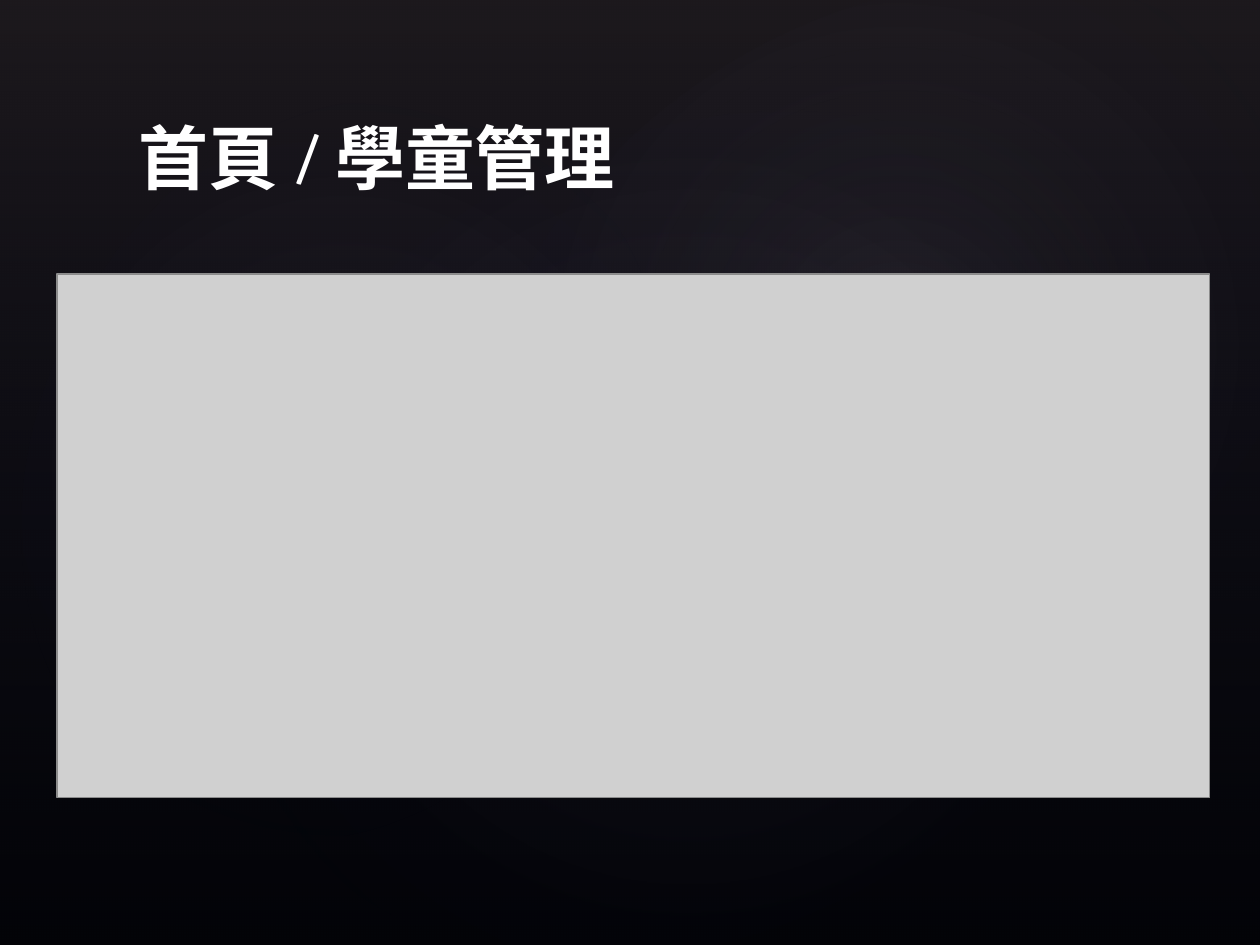
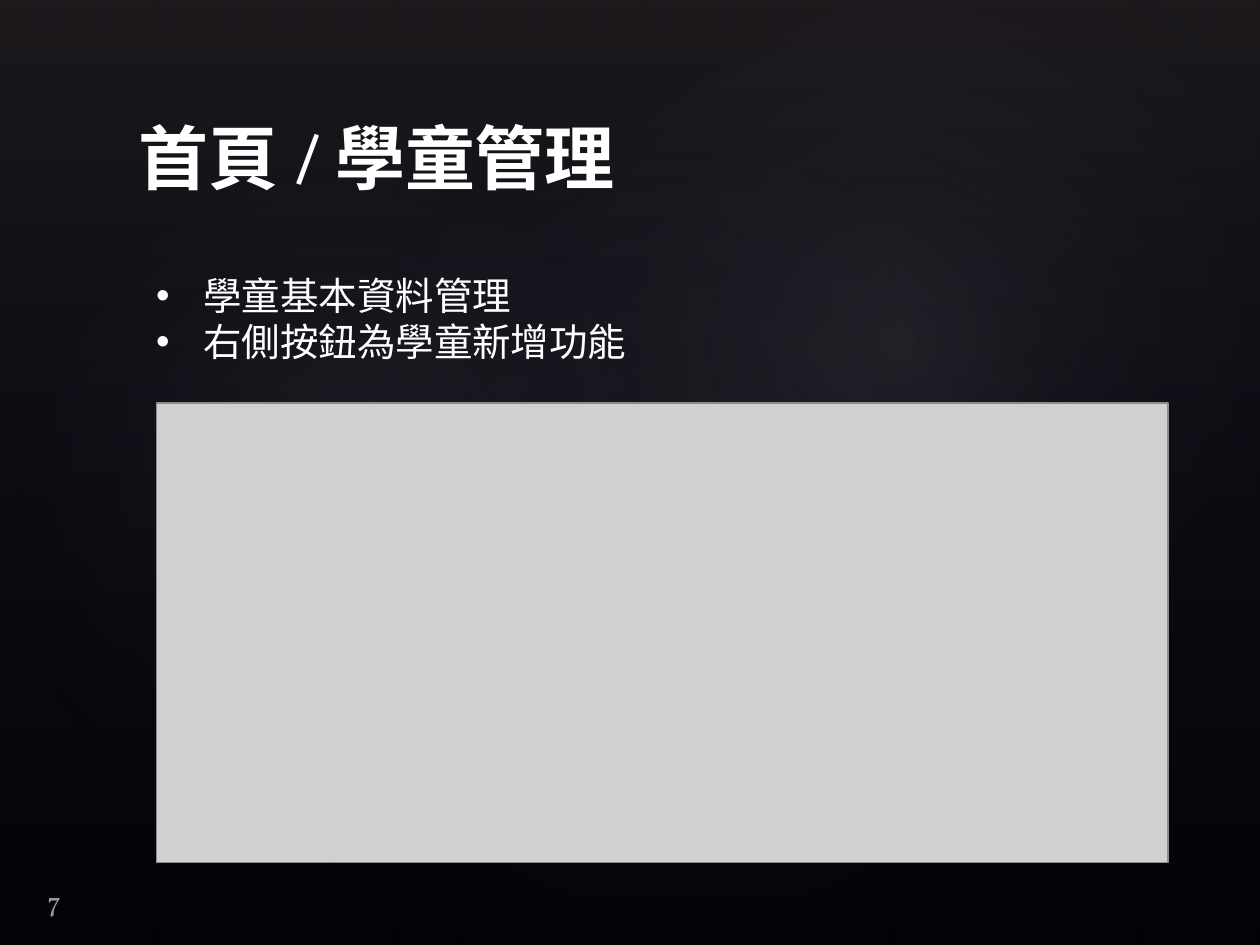
Before and after one commit to explooosion/iShareLoveMeal, a slide deck: slide 7 of doc/愛心便當收銀系統.pptx. Drawn at 1260x945 pixels with LibreOffice and Linux fonts; fonts in the diff are those of the drawing; grey boxes stand for pictures; background and template pictures are left out. Boxes give left, top, right and bottom in pixels: in the first picture for what was removed or moved away, otherwise in the second. Text is boxed around its words. In the diff, an @@ line names an element or a change of style, - is before the commit and + after.

```diff
--- a/doc/愛心便當收銀系統.pptx
+++ b/doc/愛心便當收銀系統.pptx
@@ text added at (203, 277, 626, 359), 22 pt, text #FFFFFF @@
+• 學童基本資料管理
+• 右側按鈕為學童新增功能
@@ picture: place and size @@
-picture at (57, 275, 1210, 799)
+picture at (156, 403, 1168, 863)
@@ page number added at (47, 898, 61, 917), 16 pt, text #FFFFFF at 60% opacity @@
+7
```
Also in this commit, not shown: 12 other slides changed.
